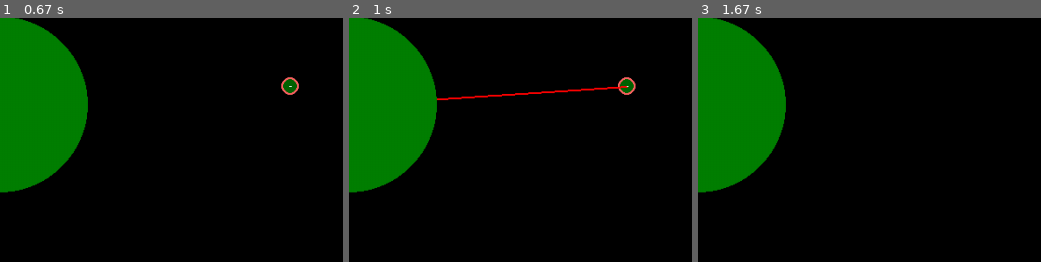
Above: before the commit, frames 1-3 (left to right).
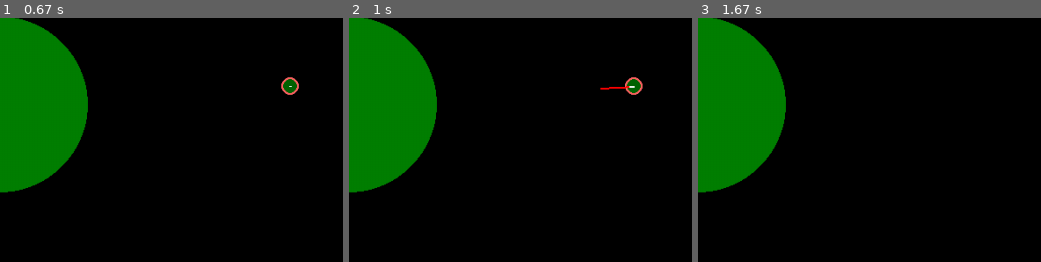
Above: after the commit, the same moments.

Repository: InfinityProgrammers/pygame-and-physic
Game: pygame game, started from grawitacja2/gravity1.py
The game is run twice, just before and just after one commit, with the same random seed, the same clock (stepped at 60 frames per second) and the same inputs.
Inputs (mouse positions are % of the whole screen's width and height, from its top left):
- Up to frame 1 (0.67 s): click (92, 49) at 0.38 s
- Up to frame 2 (1 s): tap Space at 0.67 s
- Up to frame 3 (1.67 s): click (69, 3) at 1.05 s; click (53, 5) at 1.38 s
The pictures show only the part of the screen within x 50-100%, y 36-85%; the shares and areas given below are measured in that part.

Frame 1 is identical in both runs. In frame 2, 0.9% of the frame differs, in the area x 25-86%, y 24-35%; in frame 3, nothing differs.

Commit message:
Add files via upload
vectors and improvements

Diff:
--- a/grawitacja2/gravity1.py
+++ b/grawitacja2/gravity1.py
@@ -5,9 +5,9 @@
 click = False
 clock = pygame.time.Clock()
 delta = 0
-tickrate = 30
+tickrate = 60
 space = False
-G = 6.674 * 10 ** (-16)
+G = 6.674 * 10 ** (-17)
 poz = Vector2()
 power = 0
 vel = Vector2()
@@ -37,7 +37,7 @@
 def redraw(): #aktualizacja ekranu co tick
     win.fill((0, 0, 0))
     pilka.Draw(win)
-    drawacc(pilka.x, pilka.y)
+    drawacc(pilka.x, pilka.y, pilka.acc.x, pilka.acc.y)
     drawspeed(pilka.x, pilka.y, pilka.vel.x, pilka.vel.y)
 def line(pos): #rysuje linie
     pygame.draw.line(win, (255, 255, 255), [pilka.x, pilka.y], pos, 3)
@@ -47,24 +47,23 @@
     global mass_p
     mass_p = 5.972 * 10 ** 19
 
-def drawacc(x, y): #rysuje przyspiesznie
+def drawacc(x, y, xx, yy): #rysuje przyspiesznie
     if click and space:
-        pygame.draw.line(win, (255, 0, 0),(int(x), int(y)), (512, 400), 2)
+        pygame.draw.line(win, (255, 0, 0),(int(x), int(y)), ((xx*1000+pilka.x),(yy*1000+pilka.y)), 2)
 
 def drawspeed(x, y, xx, yy): #rysuje predkosc
     if click and space:
-        poz.x += xx+vel.x
-        poz.y += yy-vel.y
-        pygame.draw.line(win, (255, 255, 255), (int(x),int(y)), poz, 2)
+        pygame.draw.line(win, (255, 255, 255),(x, y), (xx*8+x, yy*8+y), 2)
 
 def speed(power, vel): #manipulacja wektorem predkosci
     angle4 = angleSpeed #kopiuje zmienną
+    print(angleSpeed)
     angle4 = math.radians(angle4)
-    vel.x = round(power * math.cos(angle4) / 2)
-    vel.y = round(power * math.sin(angle4) / 2)
+    vel.x = round(power * math.cos(angle4) / 3)
+    vel.y = round(power * math.sin(angle4) / 3)
     pilka.x += vel.x
     pilka.y -= vel.y
-
+    print(pilka.vel)
 
 def Force(): #generowanie siły grawitacji
     if click and space:
